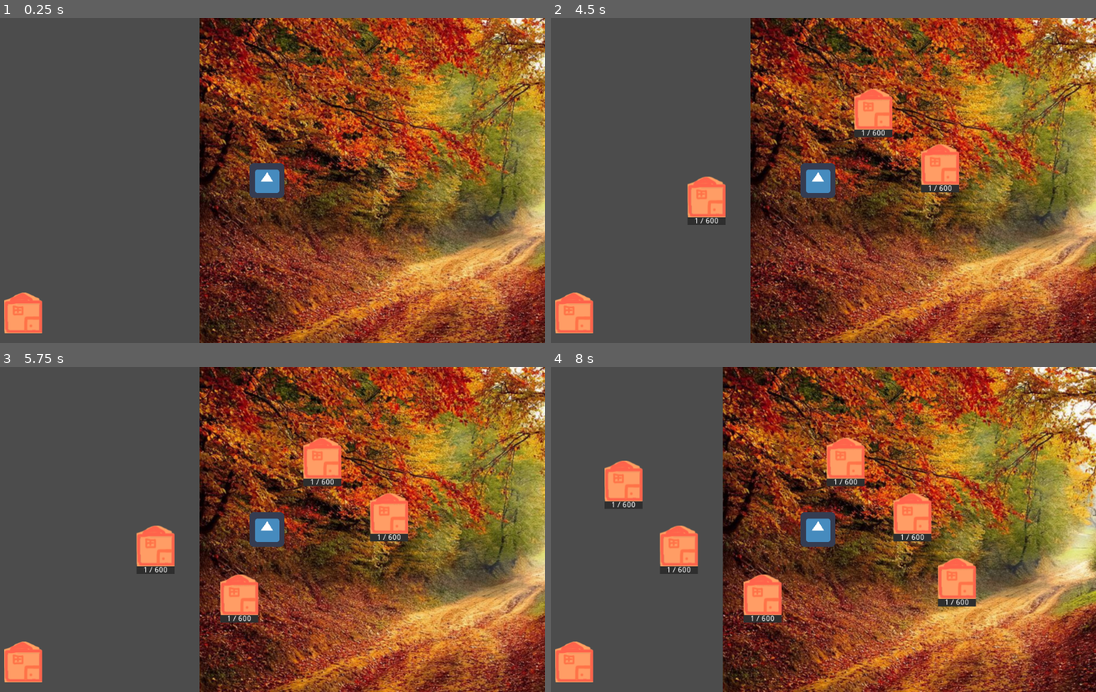
Above: before the commit, frames 1-4 (two rows, left to right).
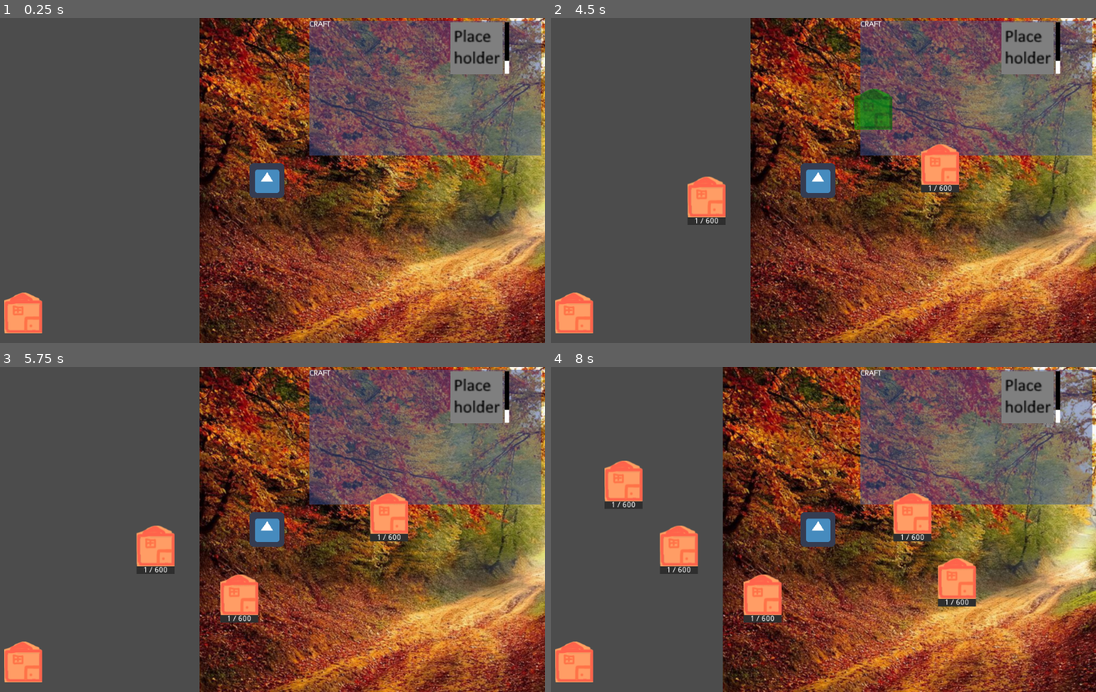
Above: after the commit, the same moments.

Repository: Xinginn/proficio
Game: Godot game, scene res://scenes/Playground/Playground.tscn
The game is run twice, just before and just after one commit, with the same random seed, the same clock (stepped at 60 frames per second) and the same inputs. The engine's default icon, where the game draws it, is replaced by a stand-in: a white triangle on a blue panel in a dark square.
Inputs (mouse positions are in pixels of both pictures, inside the frame that each line leads up to):
- Up to frame 1 (0.25 s): no input
- Up to frame 2 (4.5 s): click (572, 313) at 0.5 s; click (572, 313) at 1.25 s; click (572, 313) at 2 s; tap Enter at 2.75, 4.25 s; move the mouse to (937, 164) at 2.77 s; click (937, 164) at 2.92 s; tap Space at 3.5 s; move the mouse to (709, 196) at 3.52 s; click (709, 196) at 3.67 s; move the mouse to (872, 109) at 4.27 s; click (872, 109) at 4.42 s
- Up to frame 3 (5.75 s): tap Space at 5 s; move the mouse to (239, 594) at 5.02 s; click (239, 594) at 5.17 s
- Up to frame 4 (8 s): tap Enter at 5.75 s; move the mouse to (987, 578) at 5.77 s; click (987, 578) at 5.92 s; tap Space at 6.5 s; move the mouse to (649, 480) at 6.52 s; click (649, 480) at 6.67 s; move the mouse to (845, 529) at 7.27 s; click (845, 529) at 7.42 s

The runs differ from the first frame. In frame 1, 18% of the frame differs, in the area x 56-100%, y 0-43%; in frame 2, 18%; in frame 3, 18%; in frame 4, 18%, in the area x 50-100%, y 0-43%.

Commit message:
Wip panel de craft
+creation de l'interface du panel de craft
+ebauche des premieres methodes et signaux

Diff:
--- a/assets/globals/Data.gd
+++ /dev/null
@@ -1,4 +0,0 @@
-extends Node
-
-func _ready():
-  pass # Replace with function body.
--- a/classes/data_holders/building_data.gd
+++ b/classes/data_holders/building_data.gd
@@ -2,16 +2,17 @@
 
 class_name BuildingData
 
+var id
 var label
 var max_health
 var stamina
 var resources
-var duration
-var crafts
+var craft_ids
 
-func _init(_label, _max_health, _stamina, _resources, _crafts = []):
+func _init(_id, _label, _max_health, _stamina, _resources, _craft_ids = []):
+  id = _id
   label = _label
   max_health = _max_health
   stamina = _stamina
   resources = _resources
-  crafts = _crafts
+  craft_ids = _craft_ids
--- a/classes/data_holders/craft_data.gd
+++ b/classes/data_holders/craft_data.gd
@@ -1,14 +1,16 @@
 extends Node
 
-class_name ItemData
+class_name CraftData
 
-var label
+var id
+var product
 var stamina
 var resources
-var duration
+var needed_progress
 
-func _init(_label, _stamina, _resources, _duration = 1.0):
-  label = _label
+func _init(_id, _product, _stamina, _resources, _needed_progress = 1000):
+  id = _id
+  product = _product
   stamina = _stamina
   resources = _resources
-  duration = _duration
+  needed_progress = _needed_progress
--- a/entities/Building/Building.gd
+++ b/entities/Building/Building.gd
@@ -1,6 +1,8 @@
 extends Sprite
+class_name Building
 
-class_name Building
+const HEALTH_GAIN_PER_SECOND = 50
+const CRAFT_GAIN_PER_SECOND = 50
 
 onready var health_bar = $HealthBar
 onready var health_bar_label = $HealthBar/Label
@@ -10,6 +12,10 @@
 var building_owner = null
 var building_data: BuildingData = null
 var is_building: bool = false
+var is_crafting: bool = false
+var craft_progress: float = 0.0
+var craft_queue: Array = []
+
 
 signal building_destroyed(building)
 signal building_constructed(building)
@@ -50,10 +56,12 @@
 
 func _process(delta):
   if is_building:
-    var health_gain = 50 * building_owner.construction * delta
+    var health_gain = HEALTH_GAIN_PER_SECOND * building_owner.construction * delta
     self.health += health_gain
-    building_owner.gain_xp("construction", 50 * delta)
+    building_owner.gain_xp("construction", HEALTH_GAIN_PER_SECOND * delta)
     if health >= max_health:
       emit_signal('building_constructed', self)
       is_building = false
       display_buidling_window(true)
+  elif is_crafting:
+    print("should progress craft")
--- a/entities/craft_button/craft_button.tscn
+++ /dev/null
@@ -1,28 +0,0 @@
-[gd_scene load_steps=3 format=2]
-
-[ext_resource path="res://assets/icons/default.png" type="Texture" id=1]
-[ext_resource path="res://entities/craft_button/craft_button.gd" type="Script" id=2]
-
-
-
-[node name="CraftButton" type="Button"]
-margin_right = 144.0
-margin_bottom = 54.0
-rect_min_size = Vector2( 144, 54 )
-script = ExtResource( 2 )
-
-[node name="Icon" type="TextureRect" parent="."]
-margin_left = 3.07483
-margin_top = 3.34822
-margin_right = 51.0748
-margin_bottom = 51.3482
-rect_min_size = Vector2( 48, 48 )
-texture = ExtResource( 1 )
-
-[node name="Label" type="Label" parent="."]
-margin_left = 62.0
-margin_top = 12.0
-margin_right = 141.0
-margin_bottom = 43.0
-text = "Text"
-valign = 1
--- /dev/null
+++ b/entities/recipe_button/recipe_button.tscn
@@ -0,0 +1,31 @@
+[gd_scene load_steps=3 format=2]
+
+[ext_resource path="res://entities/recipe_button/recipe_button.gd" type="Script" id=1]
+[ext_resource path="res://assets/icons/default.png" type="Texture" id=2]
+
+
+[node name="RecipeButton" type="Button"]
+margin_right = 186.0
+margin_bottom = 54.0
+rect_min_size = Vector2( 186, 54 )
+script = ExtResource( 1 )
+__meta__ = {
+"_edit_use_anchors_": false
+}
+
+[node name="Icon" type="TextureRect" parent="."]
+margin_left = 3.07483
+margin_top = 3.34822
+margin_right = 51.0748
+margin_bottom = 51.3482
+rect_min_size = Vector2( 48, 48 )
+mouse_filter = 2
+texture = ExtResource( 2 )
+
+[node name="Label" type="Label" parent="."]
+margin_left = 62.0
+margin_top = 12.0
+margin_right = 181.0
+margin_bottom = 43.0
+text = "Text"
+valign = 1
--- a/globals/data.gd
+++ b/globals/data.gd
@@ -1,9 +1,11 @@
 extends Node
 
-var items = []
+var crafts = []
 var buildings = []
 
 func _ready():
-  items.append(ItemData.new("leather_jacket", 4, {"leather": 2}))
+  # id, product, stamina, resources, ?needed_progress = 1000
+  crafts.append(CraftData.new(0, LeatherJacket, 4, {"leather": 2}, 800))
 
-  buildings.append(BuildingData.new("test", 500, 4, {"wood": 4}, ["leather_jacket"]))
+  # id, label, max_health, resources, ?craft_ids = []
+  buildings.append(BuildingData.new(0, "test", 500, 4, {"wood": 4}, [0]))
--- a/project.godot
+++ b/project.godot
@@ -24,6 +24,11 @@
 "language": "GDScript",
 "path": "res://classes/data_holders/building_data.gd"
 }, {
+"base": "Node",
+"class": "CraftData",
+"language": "GDScript",
+"path": "res://classes/data_holders/craft_data.gd"
+}, {
 "base": "Item",
 "class": "Equipable",
 "language": "GDScript",
@@ -33,11 +38,6 @@
 "class": "Item",
 "language": "GDScript",
 "path": "res://classes/item/item.gd"
-}, {
-"base": "Node",
-"class": "ItemData",
-"language": "GDScript",
-"path": "res://classes/data_holders/craft_data.gd"
 }, {
 "base": "Equipable",
 "class": "LeatherJacket",
@@ -53,9 +53,9 @@
 "Actor": "",
 "Building": "",
 "BuildingData": "",
+"CraftData": "",
 "Equipable": "",
 "Item": "",
-"ItemData": "",
 "LeatherJacket": "",
 "WearAttribute": ""
 }
--- a/scenes/Playground/Playground.gd
+++ b/scenes/Playground/Playground.gd
@@ -43,7 +43,7 @@
     building_ghost.global_position = get_global_mouse_position()
 
 func _ready():
-  var new_armor = LeatherJacket.new()
+  var new_armor = Data.crafts[0].product.new()
   player.gear['body'] = new_armor
   player.gain_xp("def", 4)
   GameManager.player_actor = player
--- a/scenes/Playground/Playground.tscn
+++ b/scenes/Playground/Playground.tscn
@@ -1,13 +1,17 @@
-[gd_scene load_steps=7 format=2]
+[gd_scene load_steps=11 format=2]
 
 [ext_resource path="res://assets/bg_01.jpg" type="Texture" id=1]
 [ext_resource path="res://entities/actor/actor.tscn" type="PackedScene" id=2]
 [ext_resource path="res://scenes/playground/playground.gd" type="Script" id=3]
 [ext_resource path="res://assets/building_01.png" type="Texture" id=4]
 [ext_resource path="res://entities/building_button/building_button.tscn" type="PackedScene" id=5]
+[ext_resource path="res://assets/icons/default.png" type="Texture" id=7]
+[ext_resource path="res://assets/texture_back.png" type="Texture" id=8]
+[ext_resource path="res://assets/texture_front.png" type="Texture" id=9]
+[ext_resource path="res://scenes/playground/craft_panel.gd" type="Script" id=10]
 
-[sub_resource type="RectangleShape2D" id=1]
-extents = Vector2( 312.9, 10 )
+[sub_resource type="StyleBoxFlat" id=1]
+bg_color = Color( 0.231373, 0.329412, 0.596078, 0.486275 )
 
 [node name="Playground" type="Node2D"]
 script = ExtResource( 3 )
@@ -28,11 +32,65 @@
 margin_right = -413.953
 margin_bottom = 281.766
 
-[node name="CraftList" type="VBoxContainer" parent="World/Player/Camera2D"]
-margin_left = 318.498
-margin_top = -87.4915
-margin_right = 491.498
-margin_bottom = 86.5085
+[node name="CraftPanel" type="Panel" parent="World/Player/Camera2D"]
+margin_left = 78.0
+margin_top = -295.0
+margin_right = 505.0
+margin_bottom = -46.0
+custom_styles/panel = SubResource( 1 )
+script = ExtResource( 10 )
+__meta__ = {
+"_edit_use_anchors_": false
+}
+
+[node name="Label" type="Label" parent="World/Player/Camera2D/CraftPanel"]
+margin_right = 40.0
+margin_bottom = 14.0
+text = "CRAFT"
+
+[node name="CraftListScroll" type="ScrollContainer" parent="World/Player/Camera2D/CraftPanel"]
+margin_left = 4.0
+margin_top = 14.0
+margin_right = 203.0
+margin_bottom = 246.0
+__meta__ = {
+"_edit_use_anchors_": false
+}
+
+[node name="RecipeContainer" type="VBoxContainer" parent="World/Player/Camera2D/CraftPanel/CraftListScroll"]
+
+[node name="CurrentCraftIcon" type="TextureRect" parent="World/Player/Camera2D/CraftPanel"]
+margin_left = 260.05
+margin_top = 3.33031
+margin_right = 356.05
+margin_bottom = 99.3303
+rect_min_size = Vector2( 96, 96 )
+texture = ExtResource( 7 )
+expand = true
+__meta__ = {
+"_edit_use_anchors_": false
+}
+
+[node name="TextureProgress" type="TextureProgress" parent="World/Player/Camera2D/CraftPanel/CurrentCraftIcon"]
+margin_left = 99.5255
+margin_top = -0.280617
+margin_right = 107.526
+margin_bottom = 94.7194
+value = 25.0
+texture_under = ExtResource( 8 )
+texture_progress = ExtResource( 9 )
+fill_mode = 3
+nine_patch_stretch = true
+__meta__ = {
+"_edit_use_anchors_": false
+}
+
+[node name="QueueContainer" type="GridContainer" parent="World/Player/Camera2D/CraftPanel"]
+margin_left = 209.333
+margin_top = 129.667
+margin_right = 422.333
+margin_bottom = 245.667
+columns = 4
 __meta__ = {
 "_edit_use_anchors_": false
 }
@@ -43,11 +101,4 @@
 texture = ExtResource( 4 )
 
 [node name="BuildingsHolder" type="Node2D" parent="."]
-
-[node name="Area2D" type="Area2D" parent="."]
-input_pickable = false
-
-[node name="CollisionShape2D" type="CollisionShape2D" parent="Area2D"]
-position = Vector2( 45.4084, 153.043 )
-shape = SubResource( 1 )
 [connection signal="pressed" from="World/Player/Camera2D/BuildingButton" to="." method="build_mode_on"]
--- /dev/null
+++ b/scenes/playground/craft_panel.gd
@@ -0,0 +1,31 @@
+extends Panel
+
+const recipe_button_scene: PackedScene = preload('res://entities/recipe_button/recipe_button.tscn')
+
+onready var recipe_container: VBoxContainer = $CraftListScroll/RecipeContainer
+onready var current_craft_icon: TextureRect = $CurrentCraftIcon
+onready var current_craft_progress_bar: TextureProgress = $CurrentCraftIcon/TextureProgress
+onready var queue_container: GridContainer = $QueueContainer
+
+signal recipe_added_to_queue(index)
+signal recipe_removed_from_queue(index)
+
+func show():
+  .show()
+  # TODO affichage liste craft_datas, queue et progress laissé en plan
+
+func _on_craft_progress_changed(value):
+  current_craft_progress_bar.value = value
+
+func _on_player_entered_own_building():
+  # signal in
+  print("should display ")
+
+func _on_queue_changed(queue: Array):
+  # signal in
+  print("should sort queue display")
+  # display du premier élement en 'current' + gestion max_value de la barre + value à 0 (normalement)
+
+func _on_queue_button_cancel_pressed(index):
+  # signal out
+  print("should update remove index %d from craft_queue" % index)
Binary file added: assets/texture_back.png
Not shown, added: assets/texture_back.png.import
Binary file added: assets/texture_front.png
Not shown, added: assets/texture_front.png.import
Renamed: entities/craft_button/craft_button.gd -> entities/recipe_button/recipe_button.gd
